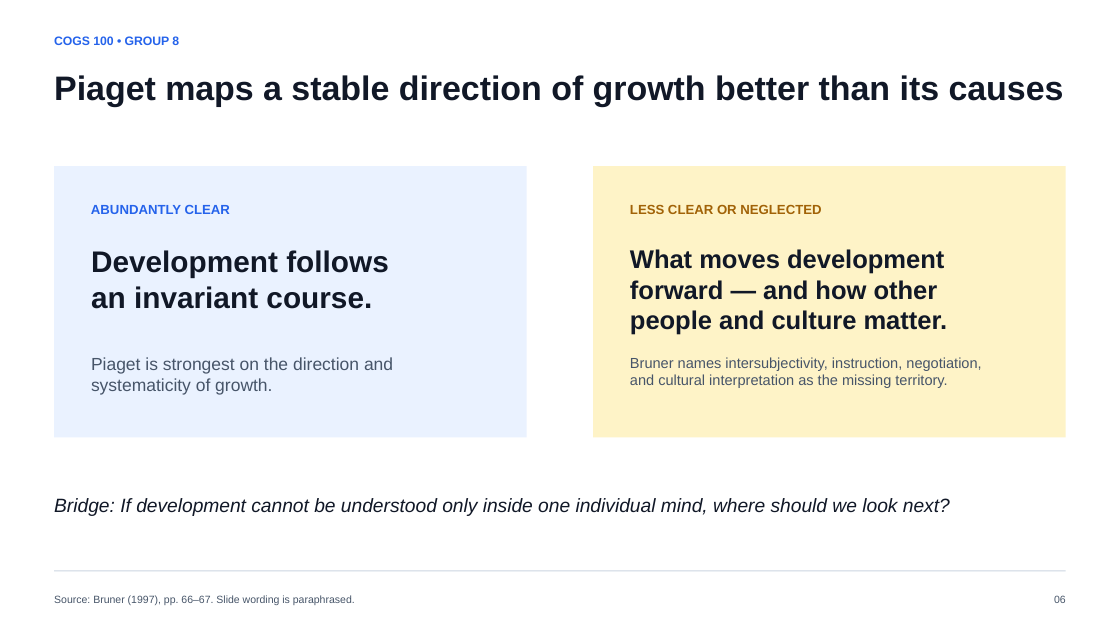
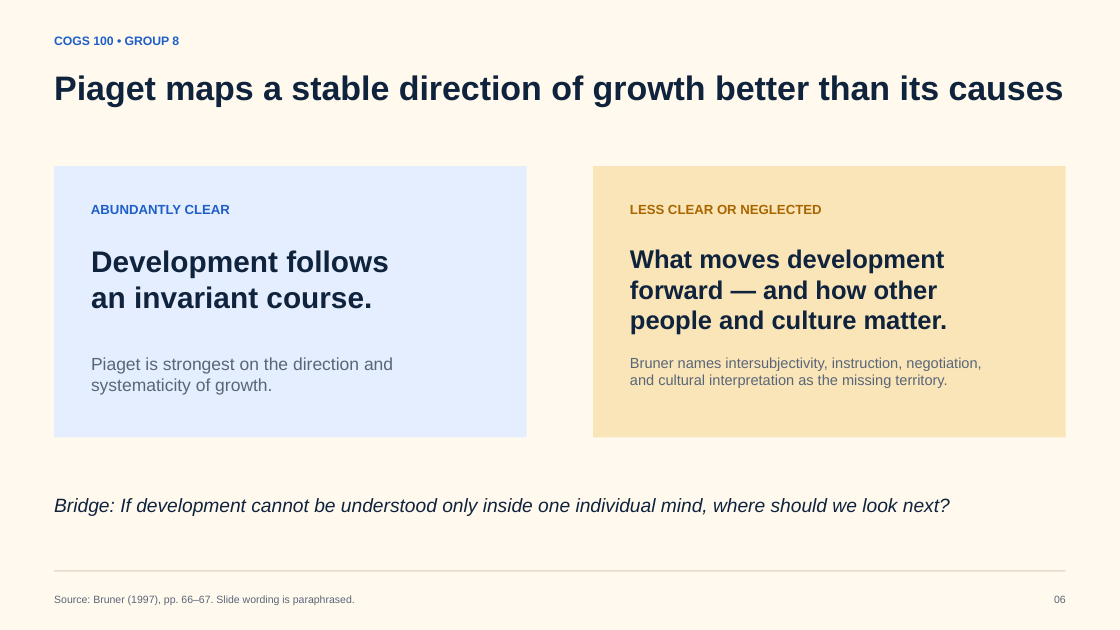
Before and after one commit to j-a-v-e-n/knowledge-vault, a slide deck: slide 6 of outputs/COGS100_Group8_Piaget_Vygotsky.pptx. Drawn at 1120x630 pixels with LibreOffice and Linux fonts; fonts in the diff are those of the drawing. Boxes give left, top, right and bottom in pixels: in the first picture for what was removed or moved away, otherwise in the second. Text is boxed around its words. In the diff, an @@ line names an element or a change of style, - is before the commit and + after.

```diff
--- a/outputs/COGS100_Group8_Piaget_Vygotsky.pptx
+++ b/outputs/COGS100_Group8_Piaget_Vygotsky.pptx
@@ background #FFFFFF to #FFF9EE @@
@@ text "COGS 100 • GROUP 8" at [54,36,179,45]: text colour #2563EB to #1F5FC9 @@
@@ rectangle at [55,166,527,438]: fill #EAF2FF to #E4EEFF @@
@@ rectangle at [593,166,1065,438]: fill #FEF3C7 to #F9E5B8 @@
@@ text "ABUNDANTLY CLEAR" at [91,205,230,214]: text colour #2563EB to #1F5FC9 @@
@@ text "LESS CLEAR OR NEGLECTED" at [630,205,821,214]: text colour #A16207 to #A86500 @@
@@ text colour #111827 to #10233D in 4 elements at [54,75,1064,107], [91,250,389,309], [630,249,948,335], [54,498,950,516] @@
@@ rectangle at [55,571,1066,571]: fill #CBD5E1 to #D7CCBA @@
@@ text colour #475569 to #596678 in 4 elements at [91,357,393,395], [630,357,981,388], [54,595,355,605], [1054,595,1066,603] @@
```
Also in this commit, not shown: 11 other slides changed, 19 other files.
